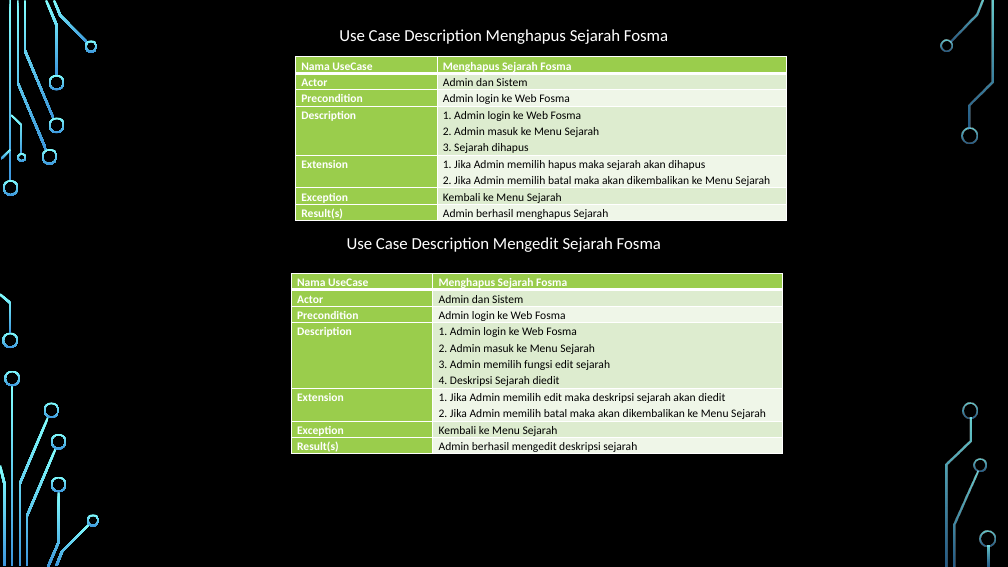
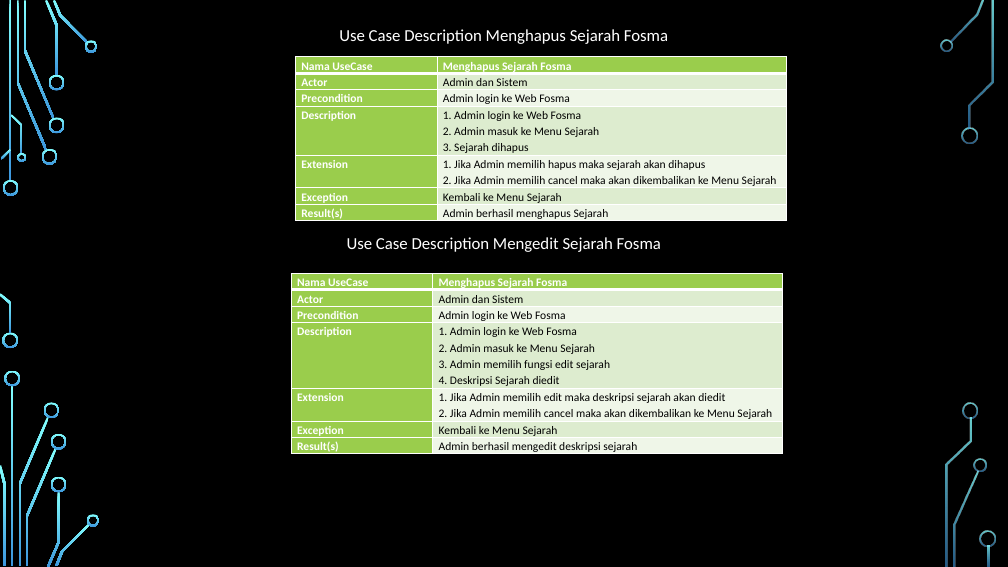
Before and after one commit to syarifuzaki/RPL, a slide deck: slide 16 of Tugas-Besar/Presentasi RPL Kelompok 9.pptx. Drawn at 1008x567 pixels with LibreOffice and Linux fonts; fonts in the diff are those of the drawing; background and template pictures are left out. Boxes give left, top, right and bottom in pixels: in the first picture for what was removed or moved away, otherwise in the second. Text is boxed around its words. In the diff, an @@ line names an element or a change of style, - is before the commit and + after.

```diff
--- a/Tugas-Besar/Presentasi RPL Kelompok 9.pptx
+++ b/Tugas-Besar/Presentasi RPL Kelompok 9.pptx
@@ table at <box>296,57,786,225</box> @@
-row 5, column 2: 1. Jika Admin memilih hapus maka sejarah akan dihapus / 2. Jika Admin memilih batal maka akan dikembalikan ke Menu Sejarah
+row 5, column 2: 1. Jika Admin memilih hapus maka sejarah akan dihapus / 2. Jika Admin memilih cancel maka akan dikembalikan ke Menu Sejarah
@@ table at <box>292,274,783,458</box> @@
-row 5, column 2: 1. Jika Admin memilih edit maka deskripsi sejarah akan diedit / 2. Jika Admin memilih batal maka akan dikembalikan ke Menu Sejarah
+row 5, column 2: 1. Jika Admin memilih edit maka deskripsi sejarah akan diedit / 2. Jika Admin memilih cancel maka akan dikembalikan ke Menu Sejarah
```
Also in this commit, not shown: 8 other slides changed.
